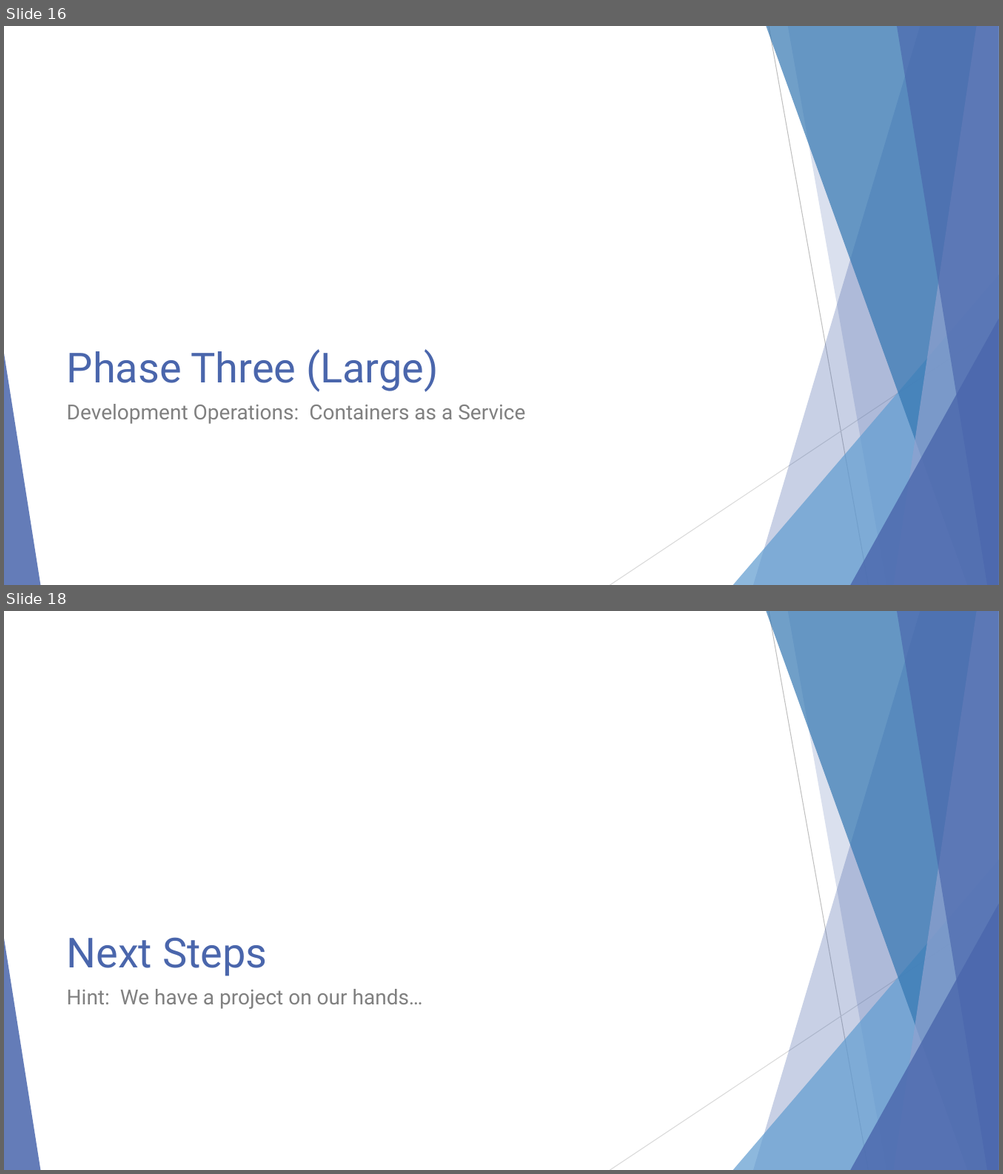
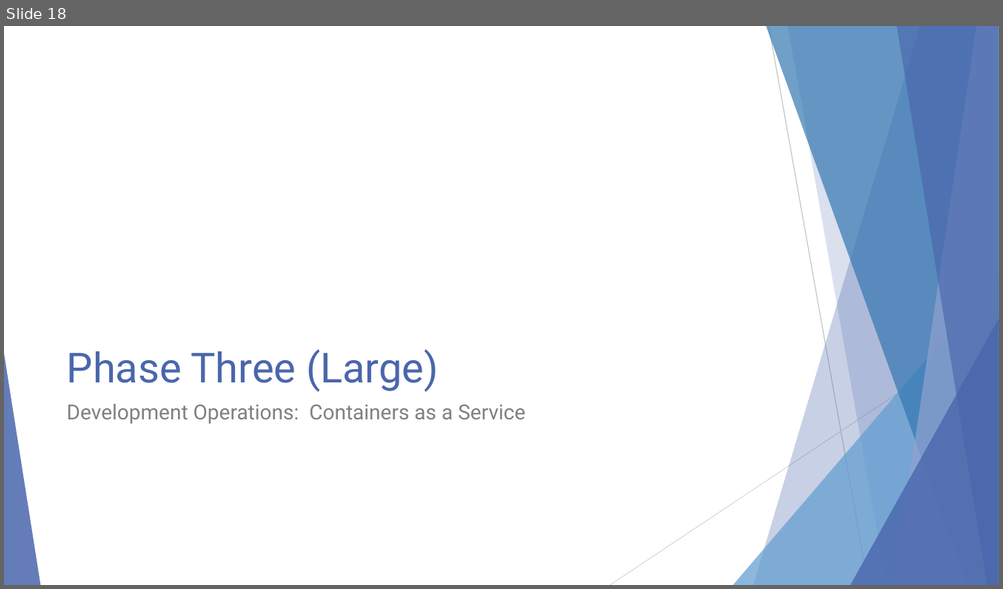
Before and after one commit to EnterpriseProductsLP/docker-straw-man, a slide deck: presentation.pptx. Shown one above the other, each under a label of ours: slides 16 and 18 before the commit, slide 18 after it; the slides between them are not shown. The pictures are 1003x1174 and 1003x589 pixels, drawn with LibreOffice and Linux fonts; fonts in the diff are those of the drawing. Boxes give left, top, right and bottom in pixels: in the first picture for what was removed or moved away, otherwise in the second. Text is boxed around its words. In the diff, an @@ line names an element or a change of style, - is before the commit and + after.

```diff
--- a/presentation.pptx
+++ b/presentation.pptx
@@ slide 18 removed at bbox=[4, 611, 999, 1170], background #FFFFFF; not listed: 10 template elements that a slide beside it also shows @@
@@ title removed at bbox=[67, 937, 267, 977] @@
-Next Steps
@@ text removed at bbox=[67, 989, 423, 1009] @@
-Hint: We have a project on our hands…
@@ what was slide 16 is now slide 18 @@
```
Also in this commit, not shown: 12 slides changed, 2 slides added.
